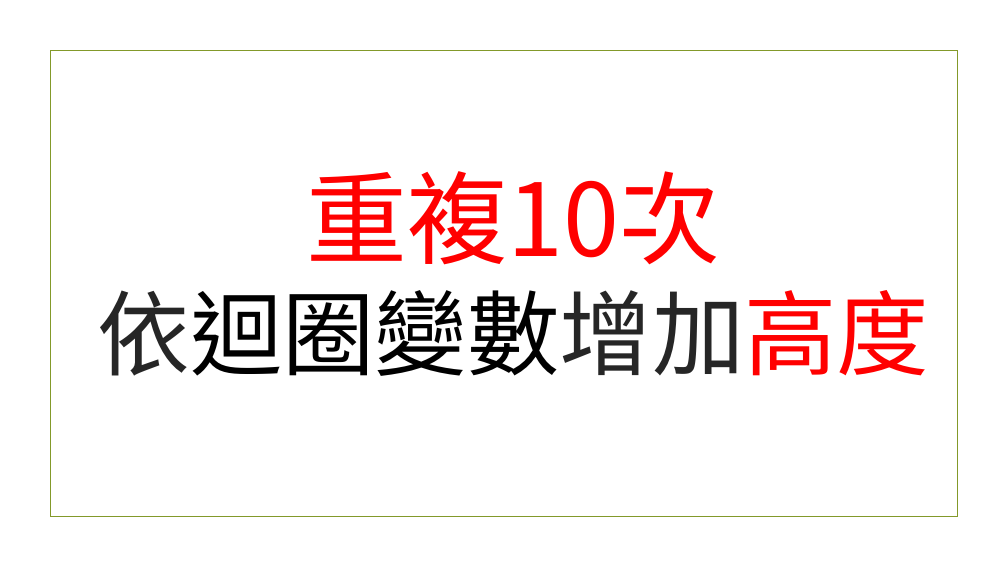
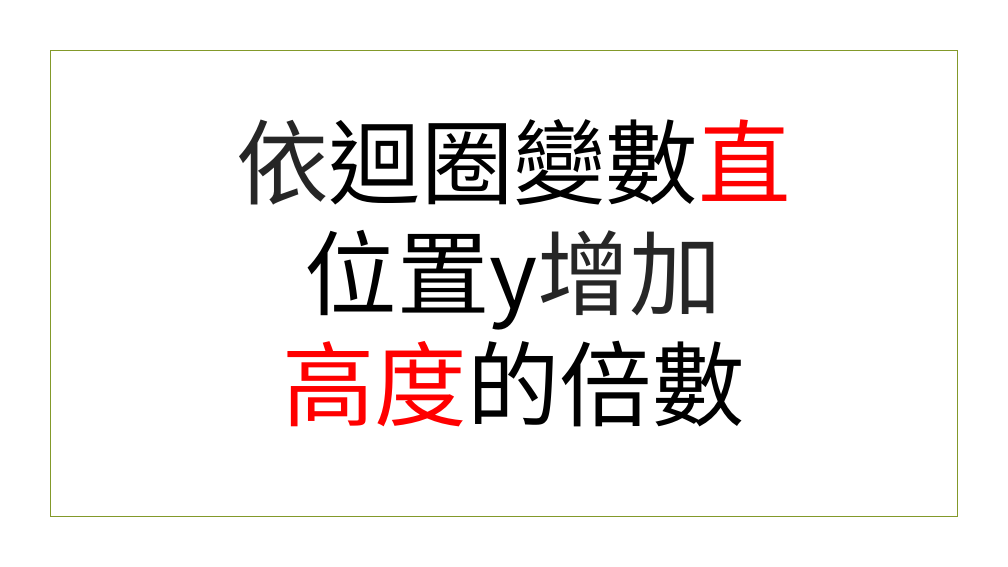
Before and after one commit to beardad1975/py4t, a slide deck: slide 21 of 課程資料/物理撞擊實驗室/物理撞擊實驗室簡報.pptx (slide 17 before the commit). Drawn at 1008x567 pixels with LibreOffice and Linux fonts; fonts in the diff are those of the drawing; background and template pictures are left out. Boxes give left, top, right and bottom in pixels: in the first picture for what was removed or moved away, otherwise in the second. Text is boxed around its words. In the diff, an @@ line names an element or a change of style, - is before the commit and + after.

```diff
--- a/課程資料/物理撞擊實驗室/物理撞擊實驗室簡報.pptx
+++ b/課程資料/物理撞擊實驗室/物理撞擊實驗室簡報.pptx
@@ title at box(236, 119, 790, 427): text changed; text colour #FF0000 to #000000 @@
-重複10次
-依迴圈變數增加高度
+依迴圈變數直
+位置y增加
+高度的倍數
```
Also in this commit, not shown: 20 other slides changed, 26 slides added, 8 slides removed, 9 other files.
